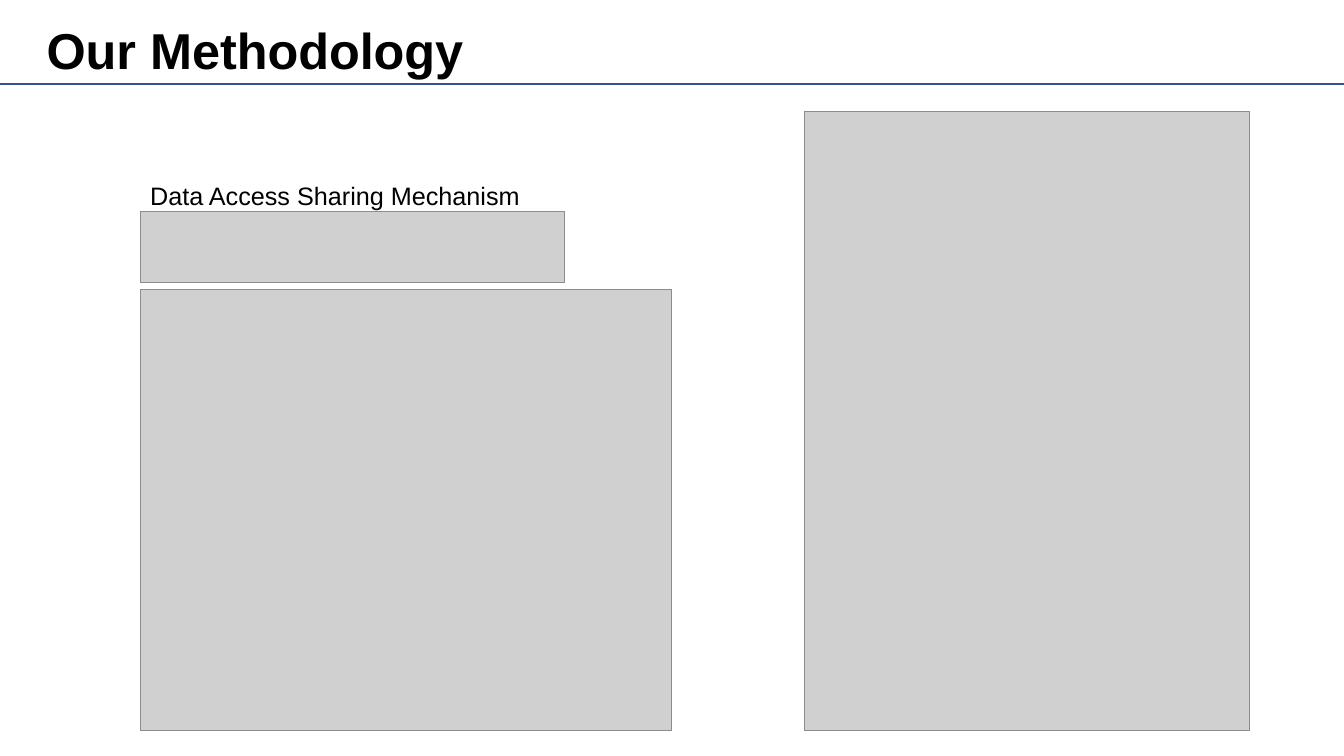
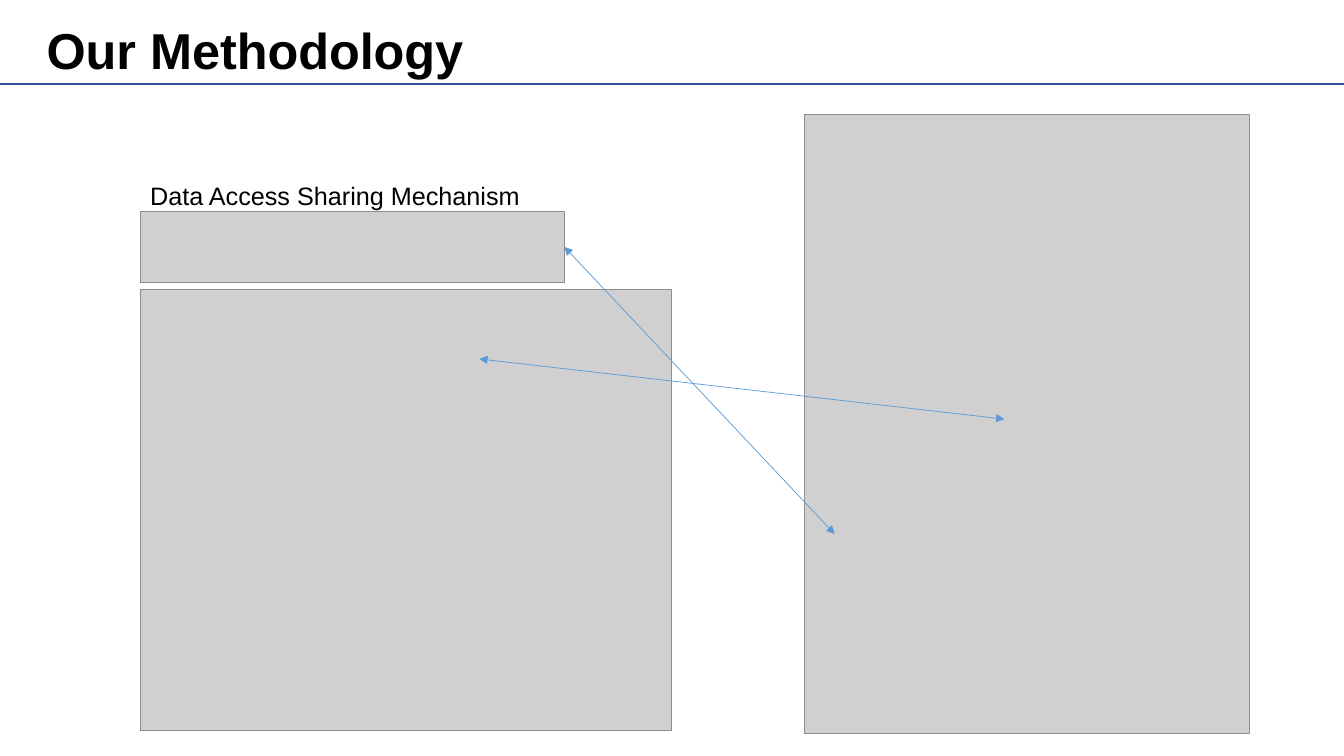
Before and after one commit to HEROhaoyu/MyDocument, a slide deck: slide 7 of 并发点对点查询/其它材料/PPT/GraphCPP介绍.pptx. Drawn at 1344x756 pixels with LibreOffice and Linux fonts; fonts in the diff are those of the drawing; grey boxes stand for pictures; background and template pictures are left out. Boxes give left, top, right and bottom in pixels: in the first picture for what was removed or moved away, otherwise in the second. Text is boxed around its words. In the diff, an @@ line names an element or a change of style, - is before the commit and + after.

```diff
--- a/并发点对点查询/其它材料/PPT/GraphCPP介绍.pptx
+++ b/并发点对点查询/其它材料/PPT/GraphCPP介绍.pptx
@@ picture: place and size @@
-picture at [805,111,1250,730]
+picture at [805,115,1250,734]
@@ double arrow added from (565, 247) to (835, 534), #5B9BD5 0.5 pt @@
@@ double arrow added from (479, 359) to (1004, 419), #5B9BD5 0.5 pt @@
```
Also in this commit, not shown: 5 other slides changed, 2 slides added, 24 other files.
